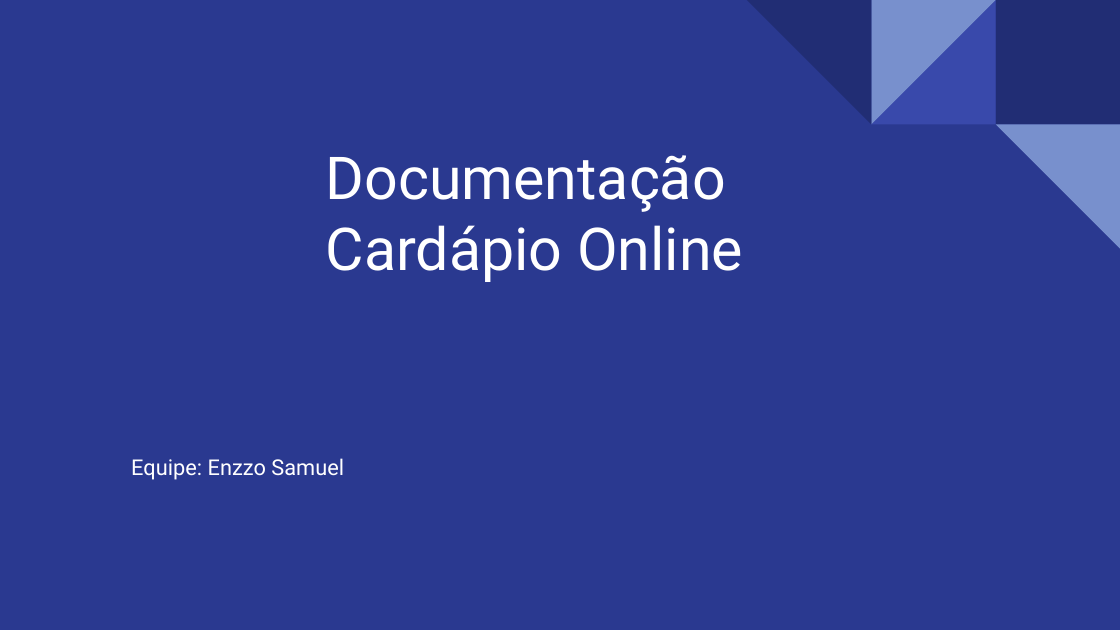
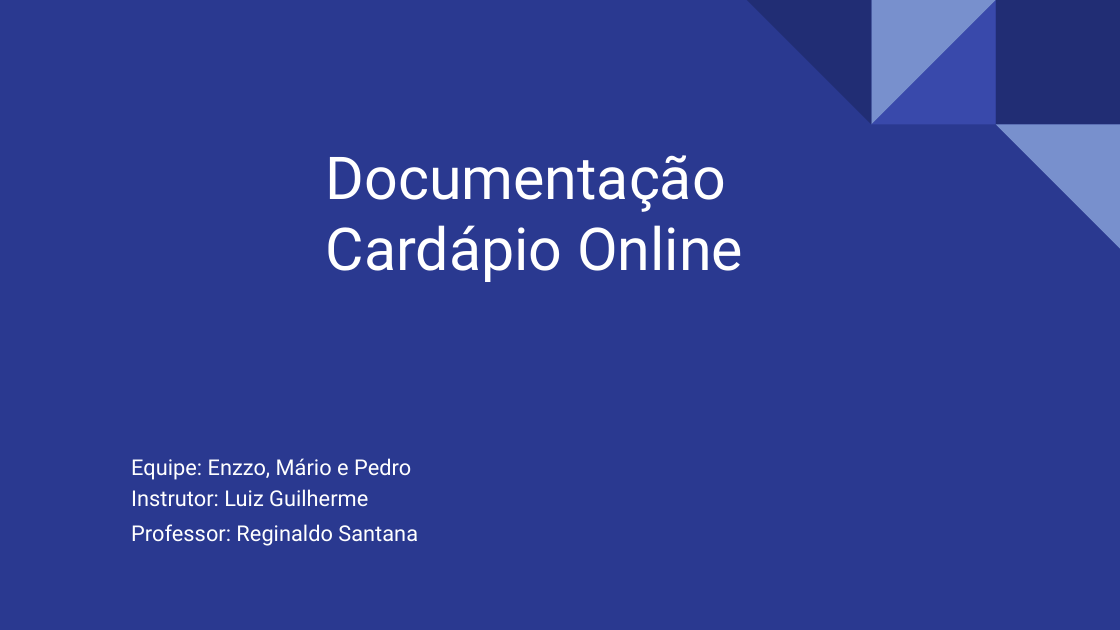
Before and after one commit to enzzoh/CardapioDigital, a slide deck: slide 1 of Cardápio/Documentação/CardápioDocumentação.pptx. Drawn at 1120x630 pixels with LibreOffice and Linux fonts; fonts in the diff are those of the drawing. Boxes give left, top, right and bottom in pixels: in the first picture for what was removed or moved away, otherwise in the second. Text is boxed around its words. In the diff, an @@ line names an element or a change of style, - is before the commit and + after.

```diff
--- a/Cardápio/Documentação/CardápioDocumentação.pptx
+++ b/Cardápio/Documentação/CardápioDocumentação.pptx
@@ text at [131, 458, 411, 480]: text changed @@
-Equipe: Enzzo Samuel
+Equipe: Enzzo, Mário e Pedro
@@ text added at [131, 489, 368, 507], 14 pt, text #FFFFFF @@
+Instrutor: Luiz Guilherme
@@ text added at [131, 524, 418, 546], 14 pt, text #FFFFFF @@
+Professor: Reginaldo Santana
```
Also in this commit, not shown: 1 other slide changed, 46 other files.
